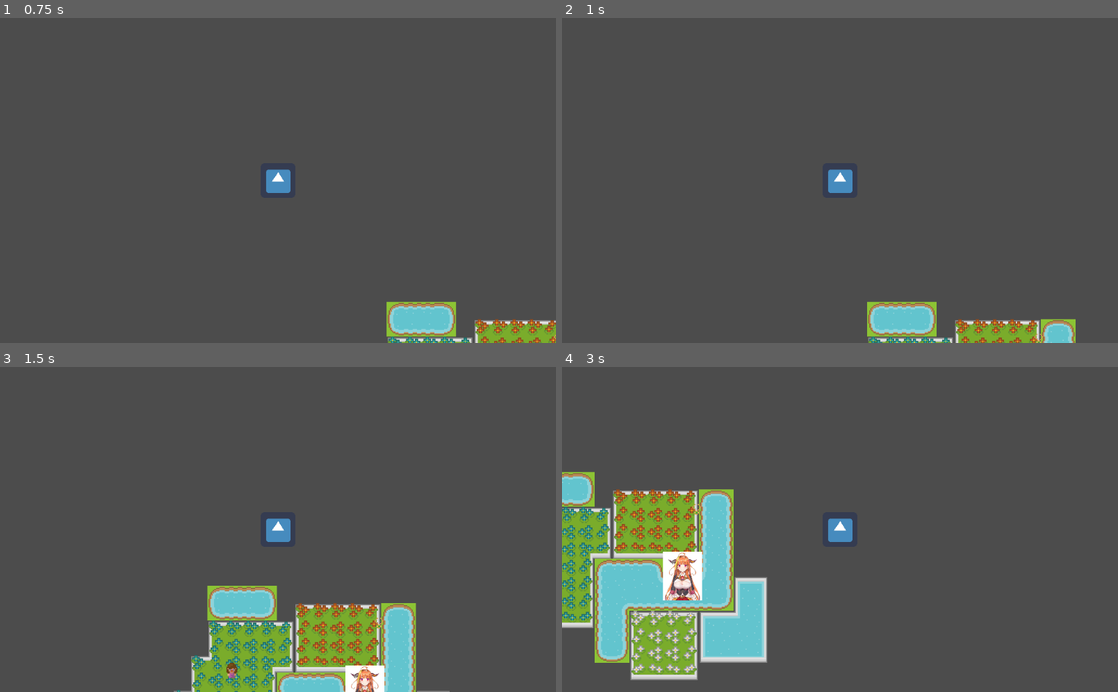
Above: before the commit, frames 1-4 (two rows, left to right).
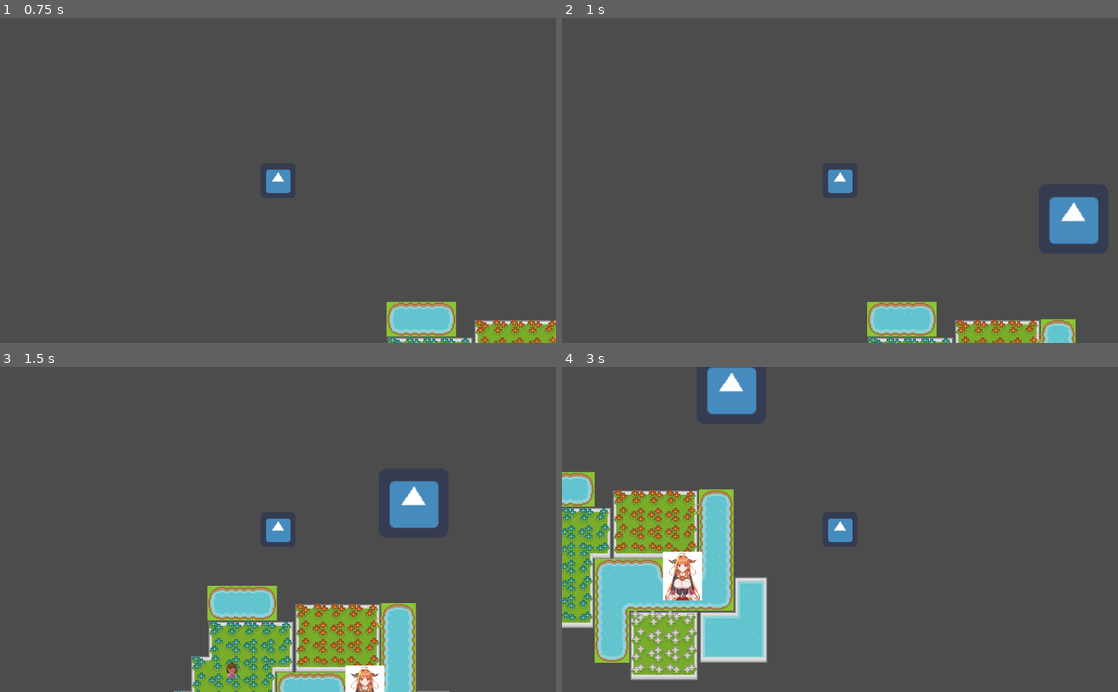
Above: after the commit, the same moments.

Repository: ValorZard/Salton-City
Game: Godot game, scene res://Scenes/Root.tscn
Two runs of this game, one before a commit and one after it. Both use one fixed random seed, a clock stepped at 60 frames per second and the inputs below. The engine's default icon, where the game draws it, is replaced by a stand-in: a white triangle on a blue panel in a dark square.
Inputs:
- Up to frame 1 (0.75 s): tap Enter at 0.5 s; hold D (move_right) from 0.53 s (still down); hold E (interact) from 0.53 s (still down)
- Up to frame 2 (1 s): keep holding D (move_right); keep holding E (interact)
- Up to frame 3 (1.5 s): release D (move_right) at 1.28 s; release E (interact) at 1.28 s; hold S (move_down) from 1.28 s (still down); tap Z at 1.35 s
- Up to frame 4 (3 s): release S (move_down) at 2.03 s; hold D (move_right) 2.03-2.78 s; tap X at 2.1 s; hold W (move_up) from 2.78 s (still down); tap C at 2.85 s

Frame 1 is identical in both runs. In frame 2, 1.3% of the frame differs, in the area x 87-97%, y 54-70%; in frame 3, 1.3%; in frame 4, 1.3%.

Commit message:
random test
lolololol

Diff:
--- a/Scenes/Root.tscn
+++ b/Scenes/Root.tscn
@@ -1,8 +1,9 @@
-[gd_scene load_steps=7 format=2]
+[gd_scene load_steps=8 format=2]
 
 [ext_resource path="res://Scenes/Player.tscn" type="PackedScene" id=1]
 [ext_resource path="res://Resources/Roguelike Base Pack/Spritesheet/roguelikeSheet_transparent.png" type="Texture" id=2]
 [ext_resource path="res://Resources/NPC_Portraits/Kiryu_Coco_-_Portrait.png" type="Texture" id=3]
+[ext_resource path="res://icon.png" type="Texture" id=4]
 [ext_resource path="res://Scenes/Necklace.tscn" type="PackedScene" id=5]
 [ext_resource path="res://Scenes/NPC_Dude.tscn" type="PackedScene" id=6]
 
@@ -145,3 +146,7 @@
 
 [node name="Necklace" parent="." instance=ExtResource( 5 )]
 position = Vector2( 317.881, 146.555 )
+
+[node name="icon" type="Sprite" parent="."]
+position = Vector2( 349.817, 35.4437 )
+texture = ExtResource( 4 )
